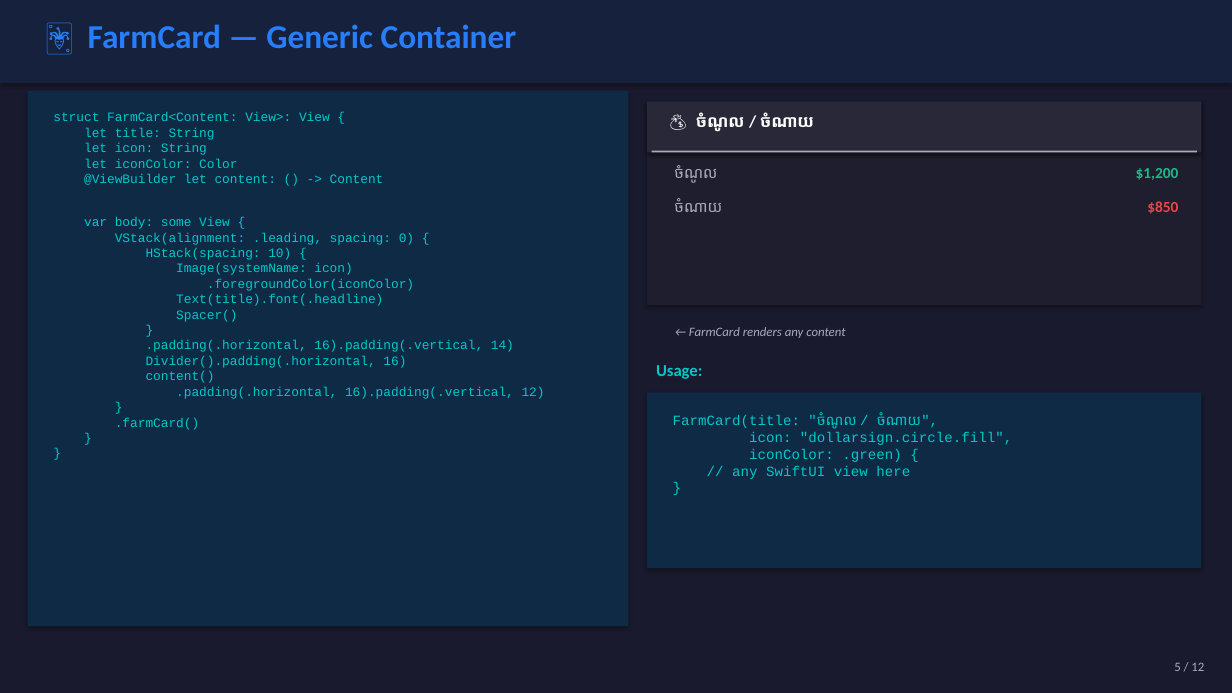
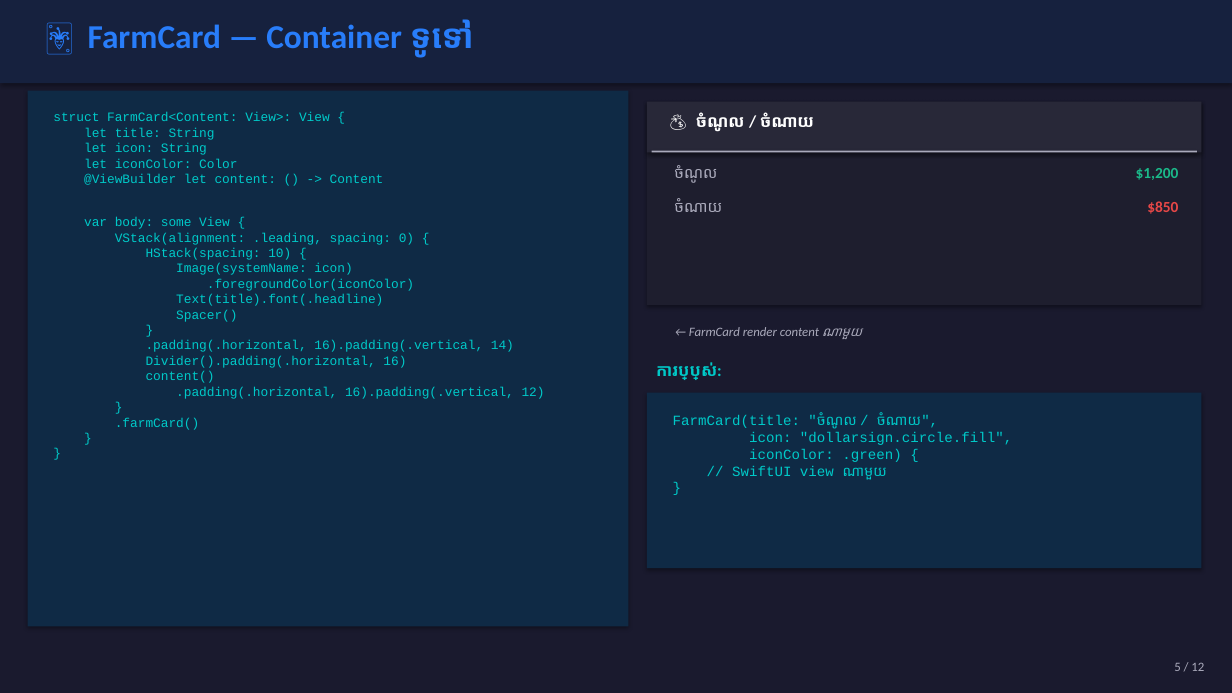
Before and after one commit to NemSothea/SwiftDoc, a slide deck: slide 5 of Week09/Week09_Advanced_UI_Animations.pptx. Drawn at 1232x693 pixels with LibreOffice and Linux fonts; fonts in the diff are those of the drawing. Boxes give left, top, right and bottom in pixels: in the first picture for what was removed or moved away, otherwise in the second. Text is boxed around its words. In the diff, an @@ line names an element or a change of style, - is before the commit and + after.

```diff
--- a/Week09/Week09_Advanced_UI_Animations.pptx
+++ b/Week09/Week09_Advanced_UI_Animations.pptx
@@ text at [88, 19, 474, 57]: text changed @@
-🃏 FarmCard — Generic Container
+🃏 FarmCard — Container ទូទៅ
@@ text at [689, 327, 862, 339]: text changed @@
-← FarmCard renders any content
+← FarmCard render content ណាមួយ
@@ text at [656, 362, 722, 380]: text changed @@
-Usage:
+ការប្រើប្រាស់:
@@ text at [732, 466, 887, 480]: text changed @@
-// any SwiftUI view here
+// SwiftUI view ណាមួយ
```
Also in this commit, not shown: 10 other slides changed, 21 other files.
